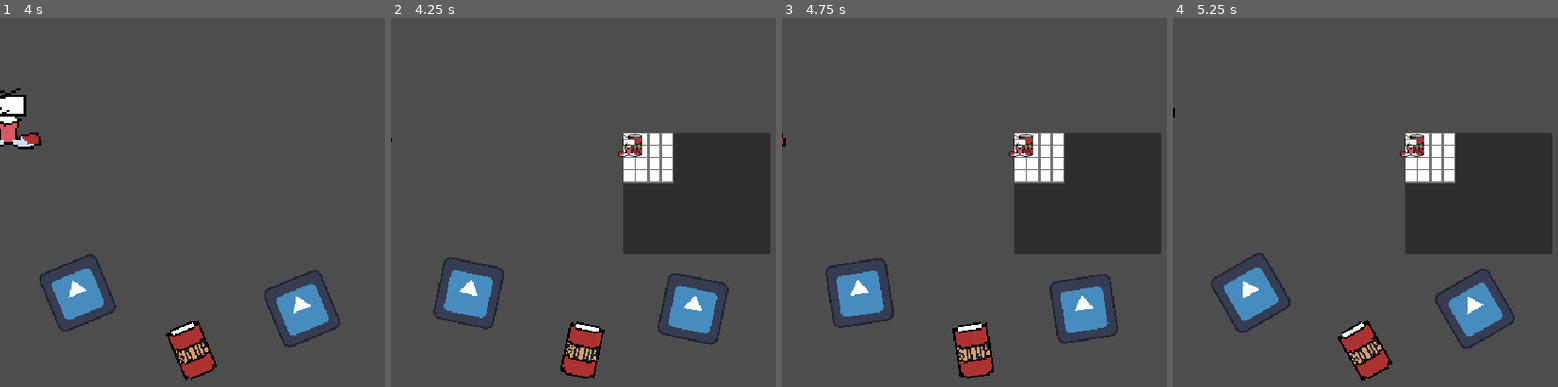
Above: before the commit, frames 1-4 (left to right).
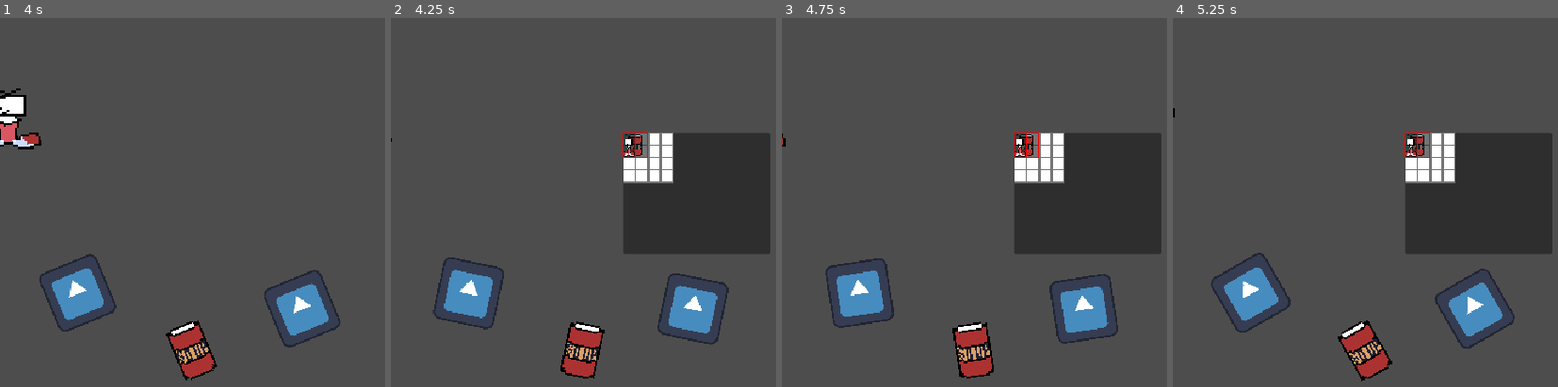
Above: after the commit, the same moments.

Repository: loco-choco/quantux-ui-experiment
Game: Godot game, scene res://main.tscn
Same seed, same stepped clock (60 frames per second), same inputs: the game is played once before the commit and once after it. The engine's default icon, where the game draws it, is replaced by a stand-in: a white triangle on a blue panel in a dark square.
Inputs (mouse positions are in pixels of both pictures, inside the frame that each line leads up to):
- Up to frame 1 (4 s): move the mouse to (outside the picture) at 0.52 s; hold Left (player_move_x_neg) 0.53-1.28 s; click (outside the picture) at 0.67 s; move the mouse to (227, 246) at 1.27 s; tap Right (player_move_x_pos) at 1.35 s; click (227, 246) at 1.42 s; move the mouse to (outside the picture) at 2.02 s; hold Up (player_move_y_neg) 2.03-2.78 s; click (outside the picture) at 2.17 s; move the mouse to (338, 313) at 2.77 s; tap Down (player_move_y_pos) at 2.85 s; click (338, 313) at 2.92 s; move the mouse to (outside the picture) at 3.52 s; hold Left (player_move_x_neg) from 3.53 s (still down); click (outside the picture) at 3.67 s
- Up to frame 2 (4.25 s): keep holding Left (player_move_x_neg); tap Space (hud_toggle_inventory) at 4.15 s
- Up to frame 3 (4.75 s): move the mouse to (1086, 195) at 4.27 s; release Left (player_move_x_neg) at 4.28 s; tap Right (player_move_x_pos) at 4.35 s; click (1086, 195) at 4.42 s
- Up to frame 4 (5.25 s): click (1477, 195) at 4.9 s; move the mouse to (outside the picture) at 5.02 s; hold Up (player_move_y_neg) from 5.03 s (still down); click (outside the picture) at 5.17 s

Frame 1 is identical in both runs. In frame 2, 0.4% of the frame differs, in the area x 58-67%, y 31-38%; in frame 3, 0.4%; in frame 4, 0.4%.

Commit message:
changed so the item in the inventory icon is also a control node

Diff:
--- a/inventories/grid/inventory.tscn
+++ b/inventories/grid/inventory.tscn
@@ -2,10 +2,10 @@
 
 [ext_resource type="Script" uid="uid://bao2oqno4ybbf" path="res://inventories/grid/inventory.gd" id="1_w7uli"]
 [ext_resource type="Script" uid="uid://dnhj6mns60i8v" path="res://items/item_data.gd" id="2_2obg0"]
-[ext_resource type="PackedScene" uid="uid://cpq7yt2vbpnfv" path="res://items/inventory_item.tscn" id="2_xsu7x"]
 [ext_resource type="PackedScene" uid="uid://cjwu7tuaqcjgl" path="res://inventories/grid/inventory_slot.tscn" id="3_imxn7"]
 [ext_resource type="Texture2D" uid="uid://c4ovb6eqsu04x" path="res://items/item.png" id="3_yt8kk"]
 [ext_resource type="Texture2D" uid="uid://chi3vm53wpukh" path="res://player.png" id="4_8rjwy"]
+[ext_resource type="PackedScene" uid="uid://bondeddh1fui1" path="res://items/inventory_item_v2.tscn" id="5_2obg0"]
 [ext_resource type="Script" uid="uid://bbu1oyu4naqin" path="res://inventories/grid/item_grid.gd" id="6_2obg0"]
 
 [sub_resource type="Resource" id="Resource_2obg0"]
@@ -36,7 +36,7 @@
 grow_vertical = 2
 script = ExtResource("1_w7uli")
 items = Array[ExtResource("2_2obg0")]([SubResource("Resource_2obg0"), SubResource("Resource_yt8kk")])
-inventory_item_scene = ExtResource("2_xsu7x")
+inventory_item_scene = ExtResource("5_2obg0")
 
 [node name="Bag" type="GridContainer" parent="."]
 layout_mode = 2
--- a/inventories/grid/item_grid.gd
+++ b/inventories/grid/item_grid.gd
@@ -63,7 +63,7 @@
 		return -1
 	return index
 
-func get_slot_coords_from_index(index: int) -> Vector2i:
+func get_slot_coords_from_index(index: int) -> Vector2:
 	return Vector2i(get_child(index).global_position)
 
 func remove_item_from_slot_data(item: InventoryItem) -> void:
--- a/items/inventory_item.gd
+++ b/items/inventory_item.gd
@@ -1,9 +1,11 @@
-class_name InventoryItem extends Sprite2D
+class_name InventoryItem extends Node2D
 
 const ITEM_SIZE = 16
 
 var data: ItemData = null
 var is_picked: bool = false
+@onready var panel: PanelContainer = $PanelContainer
+@onready var icon: TextureRect = $PanelContainer/Icon
 
 var size: Vector2:
 	get():
@@ -11,11 +13,13 @@
 
 var upper_corner: Vector2:
 	get():
-		return global_position - size / 2
+		return global_position + panel.pivot_offset - size / 2
 
 func _ready() -> void:
 	if data:
-		texture = data.texture
+		icon.texture = data.texture
+		panel.size = data.dimensions * ITEM_SIZE
+		panel.pivot_offset = data.dimensions * ITEM_SIZE / 2
 
 func _input(event: InputEvent) -> void:
 	if event is InputEventMouseButton:
@@ -25,24 +29,24 @@
 
 func _process(_delta: float) -> void:
 	if is_picked:
-		global_position = get_global_mouse_position()
+		global_position = get_global_mouse_position() - panel.pivot_offset
 
-func set_init_position(pos: Vector2i) -> void:
-	global_position = pos + Vector2i(size / 2)
+func set_init_position(pos: Vector2) -> void:
+	global_position = pos
 
 func get_picked_up() -> void:
 	add_to_group("held_item")
 	is_picked = true
 	z_index = 10
 
-func get_placed(pos: Vector2i) -> void:
+func get_placed(pos: Vector2) -> void:
 	is_picked = false
 	z_index = 0
-	global_position = pos + Vector2i(size / 2)
+	global_position = pos - (panel.pivot_offset - size / 2)
 	remove_from_group("held_item")
 
 func do_rotation() -> void:
 	data.is_rotated = !data.is_rotated
 	data.dimensions = Vector2i(data.dimensions.y, data.dimensions.x)
 	var tween = create_tween()
-	tween.tween_property(self, "rotation_degrees", 90 if data.is_rotated else 0, 0.3)
+	tween.tween_property(panel, "rotation_degrees", 90 if data.is_rotated else 0, 0.3)
--- /dev/null
+++ b/items/inventory_item_v2.tscn
@@ -0,0 +1,25 @@
+[gd_scene load_steps=3 format=3 uid="uid://bondeddh1fui1"]
+
+[ext_resource type="Script" uid="uid://d3ok17le3eh7v" path="res://items/inventory_item.gd" id="1_7uw6o"]
+[ext_resource type="Texture2D" uid="uid://c4ovb6eqsu04x" path="res://items/item.png" id="1_pj3yu"]
+
+[node name="InventoryItem" type="Node2D"]
+script = ExtResource("1_7uw6o")
+
+[node name="PanelContainer" type="PanelContainer" parent="."]
+offset_right = 16.0
+offset_bottom = 16.0
+pivot_offset = Vector2(8, 8)
+mouse_filter = 2
+
+[node name="Icon" type="TextureRect" parent="PanelContainer"]
+texture_filter = 1
+layout_mode = 2
+mouse_filter = 2
+texture = ExtResource("1_pj3yu")
+expand_mode = 1
+
+[node name="ReferenceRect" type="ReferenceRect" parent="PanelContainer"]
+layout_mode = 2
+mouse_filter = 2
+editor_only = false
--- a/items/item.gd
+++ b/items/item.gd
@@ -2,8 +2,7 @@
 
 class_name Item
 
-@export var item_name: String = ""
-@export var icon: Texture2D
+@export var item_data: ItemData
 
 func hide_in_game() -> void:
 	hide()
--- a/items/item.tscn
+++ b/items/item.tscn
@@ -10,8 +10,6 @@
 [node name="Item" type="Area2D"]
 collision_mask = 0
 script = ExtResource("1_kg5e7")
-item_name = "Item"
-icon = ExtResource("3_cd4ji")
 
 [node name="SpriteBouncer2D" type="Sprite2D" parent="."]
 texture_filter = 1
